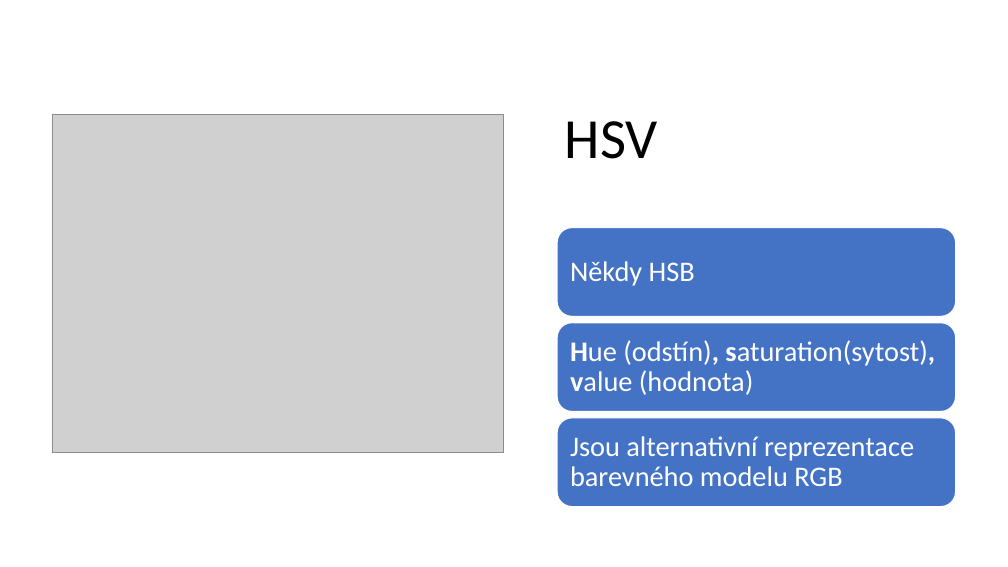
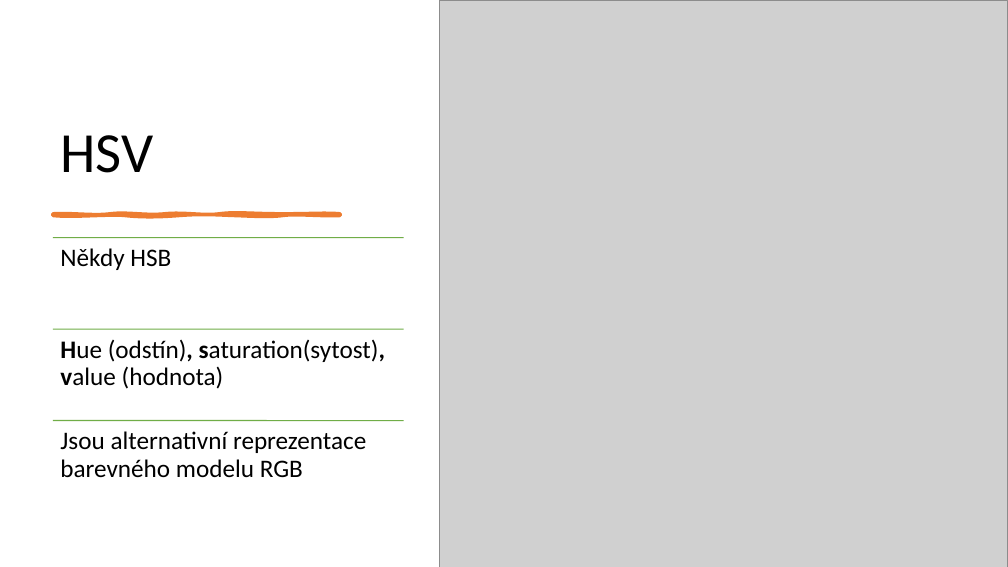
Before and after one commit to ibabayev7/barva, a slide deck: slide 9 of Presentation for IT.pptx. Drawn at 1008x567 pixels with LibreOffice and Linux fonts; fonts in the diff are those of the drawing; grey boxes stand for pictures. Boxes give left, top, right and bottom in pixels: in the first picture for what was removed or moved away, otherwise in the second. Text is boxed around its words. In the diff, an @@ line names an element or a change of style, - is before the commit and + after.

Commit message:
abc123

```diff
--- a/Presentation for IT.pptx
+++ b/Presentation for IT.pptx
@@ title "HSV": place and size @@
-title "HSV" at (565,121,658,159)
+title "HSV" at (60,135,153,173)
@@ picture: place and size @@
-picture at (52,114,504,453)
+picture at (439,0,1008,567)
@@ text "Někdy HSB": place and size @@
-text "Někdy HSB" at (570,261,695,286)
+text "Někdy HSB" at (60,248,171,270)
@@ freeform shape added at (53,214,340,216), fill #ED7D31, outline #ED7D31 3.5 pt @@
@@ line added from (53, 237) to (404, 237), #70AD47 1 pt @@
@@ rounded rectangle removed at (557,228,956,316) @@
@@ text "Hue (odstín), saturation(sytost), value (hodnota)": place and size @@
-text "Hue (odstín), saturation(sytost), value (hodnota)" at (570,340,935,395)
+text "Hue (odstín), saturation(sytost), value (hodnota)" at (60,340,385,389)
@@ line added from (53, 329) to (404, 329), #70AD47 1 pt @@
@@ rounded rectangle removed at (557,323,956,411) @@
@@ rounded rectangle removed at (557,418,956,507) @@
@@ size 27 to 24 pt, text colour #FFFFFF to #000000; less space between paragraphs; vertical alignment middle to top in 3 elements at (60,248,171,270), (60,340,385,389), (60,431,366,477) @@
@@ text "Jsou alternativní reprezentace barevného modelu ...": place and size @@
-text "Jsou alternativní reprezentace barevného modelu ..." at (570,436,914,486)
+text "Jsou alternativní reprezentace barevného modelu ..." at (60,431,366,477)
@@ line added from (53, 420) to (404, 420), #70AD47 1 pt @@
```
Also in this commit, not shown: 2 other slides changed, 6 slides added, 2 slides removed.
